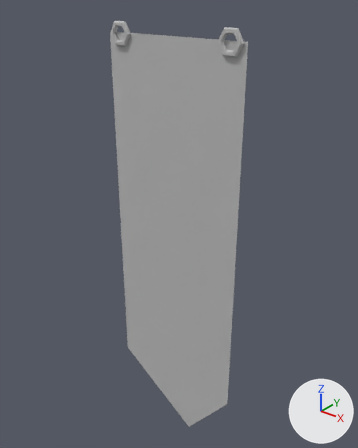
Two versions of the FBX model The Demon King/Assets/Art/Props/SM_Banner.fbx, one commit apart.
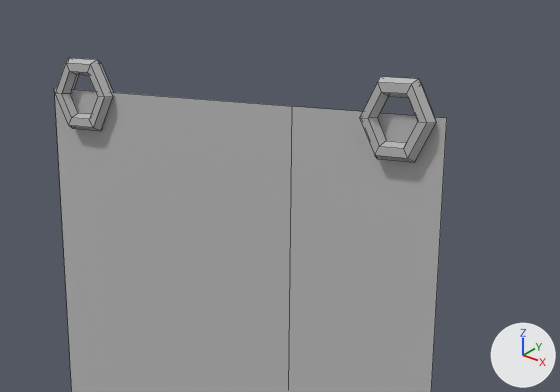
Each version is shown whole from a 50 mm camera at (1.195, -1.455, 1.078) aimed at (-0.02, 0.064, 0.136), then close up on the part from 25% to 80% of the width and 0% to 31% of the height. Lighting does not change. The marker at lower right points along +X, +Y and +Z. The close-ups show mesh edges as thin lines. Where no turn or scale is listed for an object, it has been applied to the vertices.

In view in the first close-up: 'SM_Banner'.
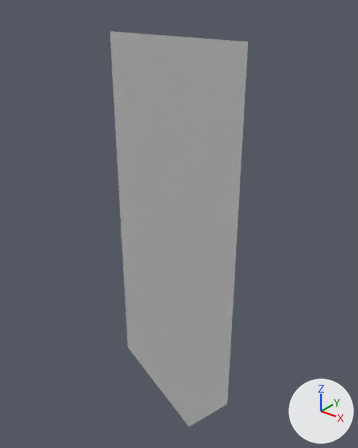
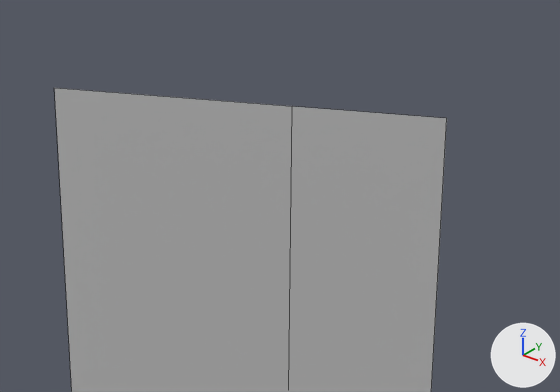
Where the newer file only moved an object's origin or applied its transform, the numbers keep the older frame.

Boxes (x1, y1, x2, y2) around the edits, measured in the close-ups (560 x 392 px):
'SM_Banner', reshaped
    before: (55, 58, 447, 392)
    after: (55, 88, 447, 392)
part 1 of me_mesh, deleted
    before: (55, 58, 114, 131)
part 2 of me_mesh, deleted
    before: (360, 77, 436, 162)

The edits, one by one:
me_mesh has 78 vertices, 74 faces and spans x -0.31..0.31, y -0.01..0.01, z -0.95..0.95.
me_mesh is used by ob_sm_banner; location (0.0, -0.005, 0.0).
me_mesh part 1: the loose piece of 36 vertices spanning x -0.3..-0.2, y -0.01..0.01, z 0.86..0.95 is deleted.
me_mesh part 2: the loose piece of 36 vertices spanning x 0.2..0.3, y -0.01..0.01, z 0.86..0.95 is deleted.
